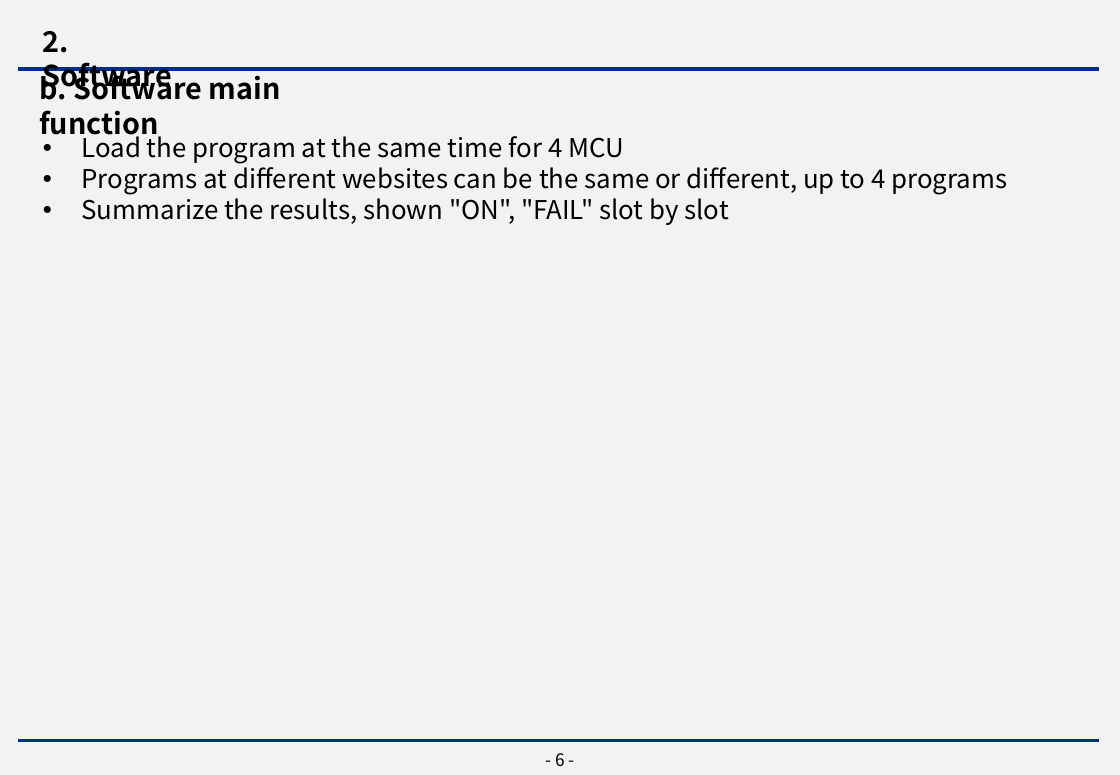
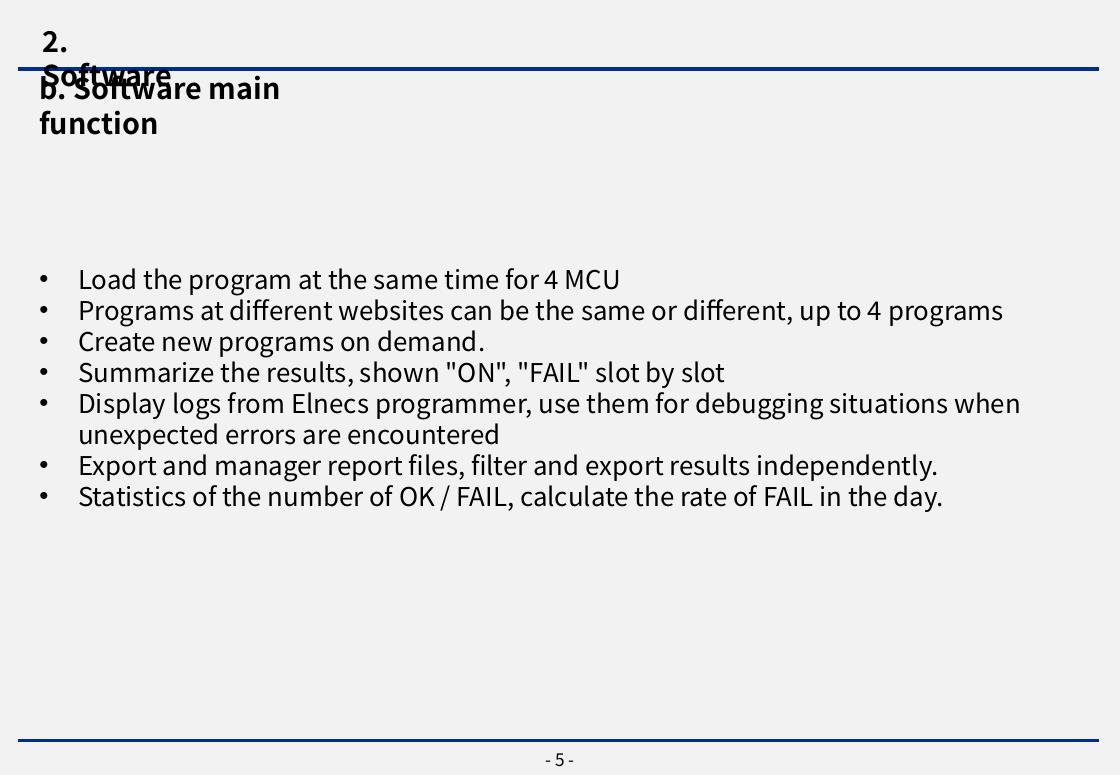
Before and after one commit to Paztty/Micom-Inline, a slide deck: slide 6 of 4. Report/W7_Improve_Report_Technical Team.pptx (slide 7 before the commit). Drawn at 1120x775 pixels with LibreOffice and Linux fonts; fonts in the diff are those of the drawing; background and template pictures are left out. Boxes give left, top, right and bottom in pixels: in the first picture for what was removed or moved away, otherwise in the second. Text is boxed around its words. In the diff, an @@ line names an element or a change of style, - is before the commit and + after.

```diff
--- a/4. Report/W7_Improve_Report_Technical Team.pptx
+++ b/4. Report/W7_Improve_Report_Technical Team.pptx
@@ text "Load the program at the ...": place and size @@
-text "Load the program at the ..." at [82,131,1008,225]
+text "Load the program at the ..." at [78,268,1022,512]
@@ text at [78,324,485,357]: paragraph added @@
+• Create new programs on demand.
@@ text at [78,386,1022,512]: paragraphs added @@
+• Display logs from Elnecs programmer, use them for debugging situations when unexpected errors are encountered
+• Export and manager report files, filter and export results independently.
+• Statistics of the number of OK / FAIL, calculate the rate of FAIL in the day.
@@ page number at [555,753,565,767]: text changed @@
-- 6 -
+- 5 -
```
Also in this commit, not shown: 3 other slides changed, 6 slides added, 2 slides removed, 17 other files.
